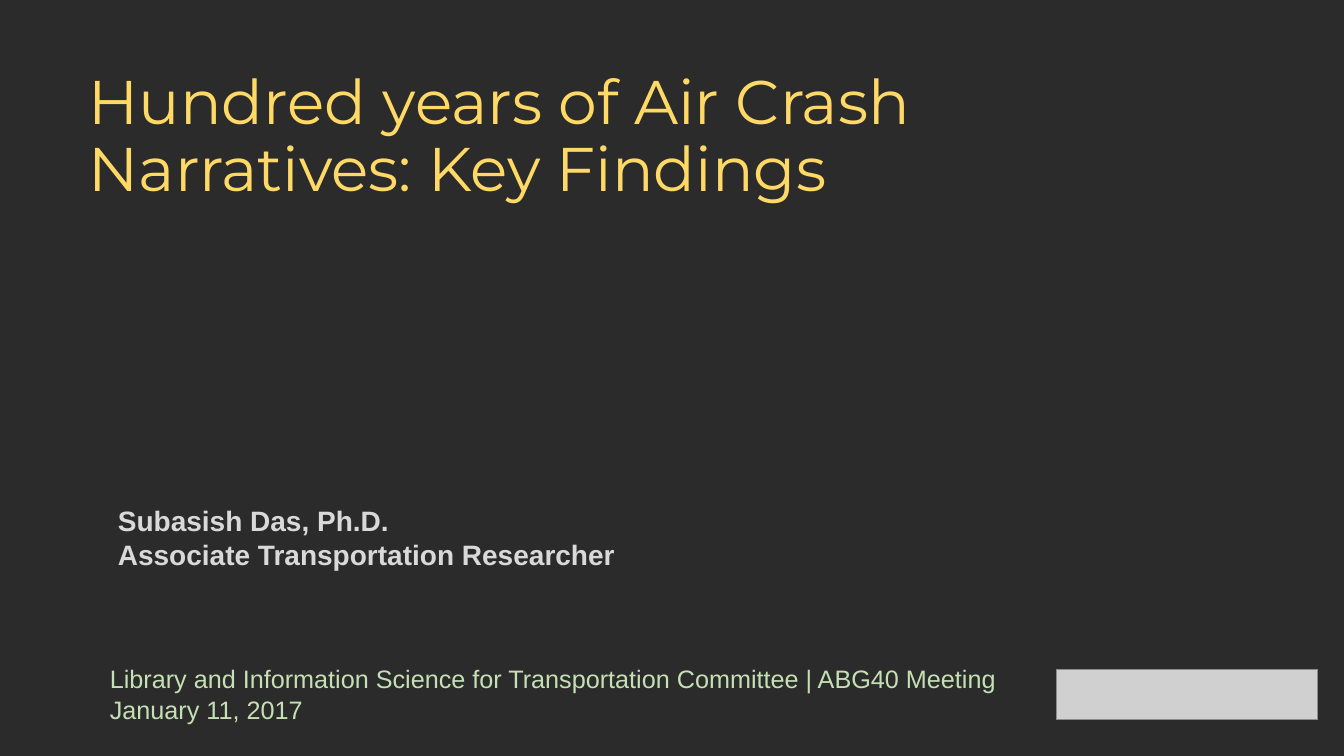
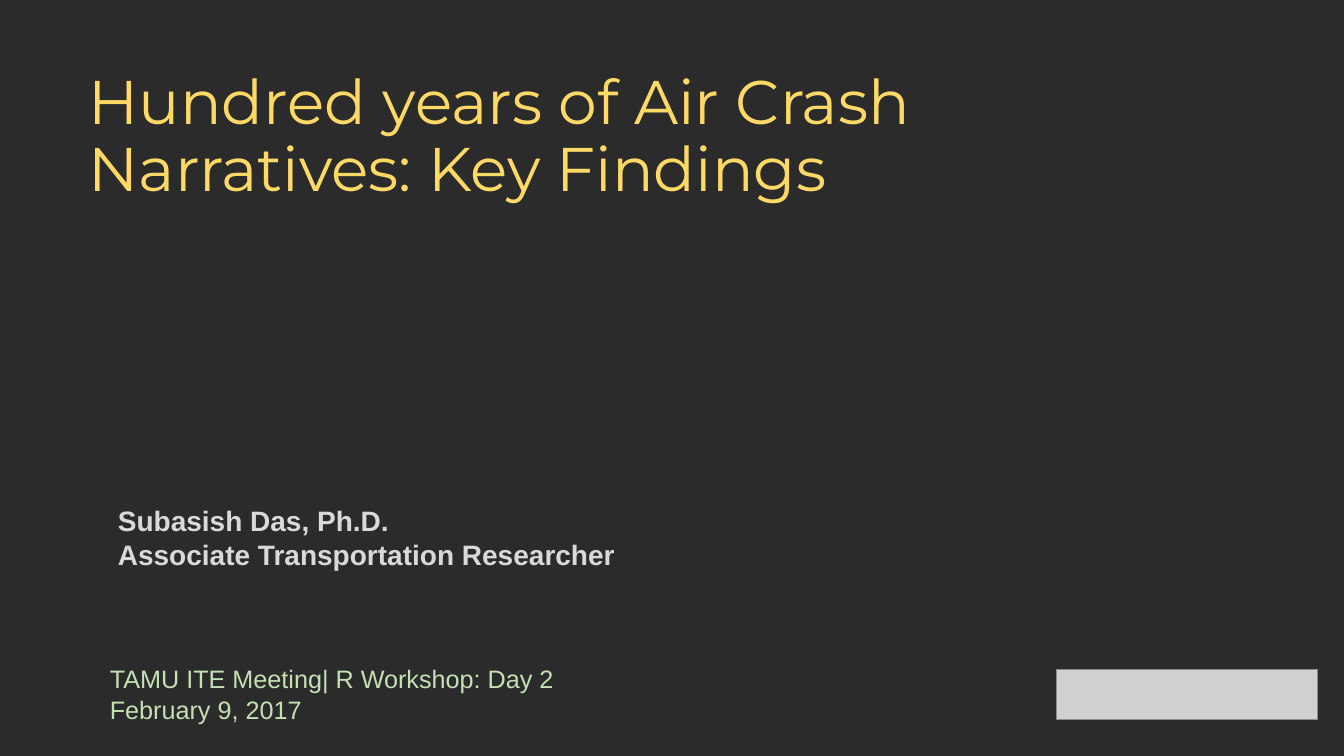
Before and after one commit to subasish/TAMUITE_WKSHP2_Feb17, a slide deck: slide 1 of Slides/100 Years of Air Crash.pptx. Drawn at 1344x756 pixels with LibreOffice and Linux fonts; fonts in the diff are those of the drawing; grey boxes stand for pictures; background and template pictures are left out; a plain dark background stands for a picture behind light text. Boxes give left, top, right and bottom in pixels: in the first picture for what was removed or moved away, otherwise in the second. Text is boxed around its words. In the diff, an @@ line names an element or a change of style, - is before the commit and + after.

Commit message:
Slide Cover Change

```diff
--- a/Slides/100 Years of Air Crash.pptx
+++ b/Slides/100 Years of Air Crash.pptx
@@ text at box(110, 669, 553, 724): text changed @@
-Library and Information Science for Transportation Committee | ABG40 Meeting
-January 11, 2017
+TAMU ITE Meeting| R Workshop: Day 2
+February 9, 2017
```
Also in this commit, not shown: 1 other file.
